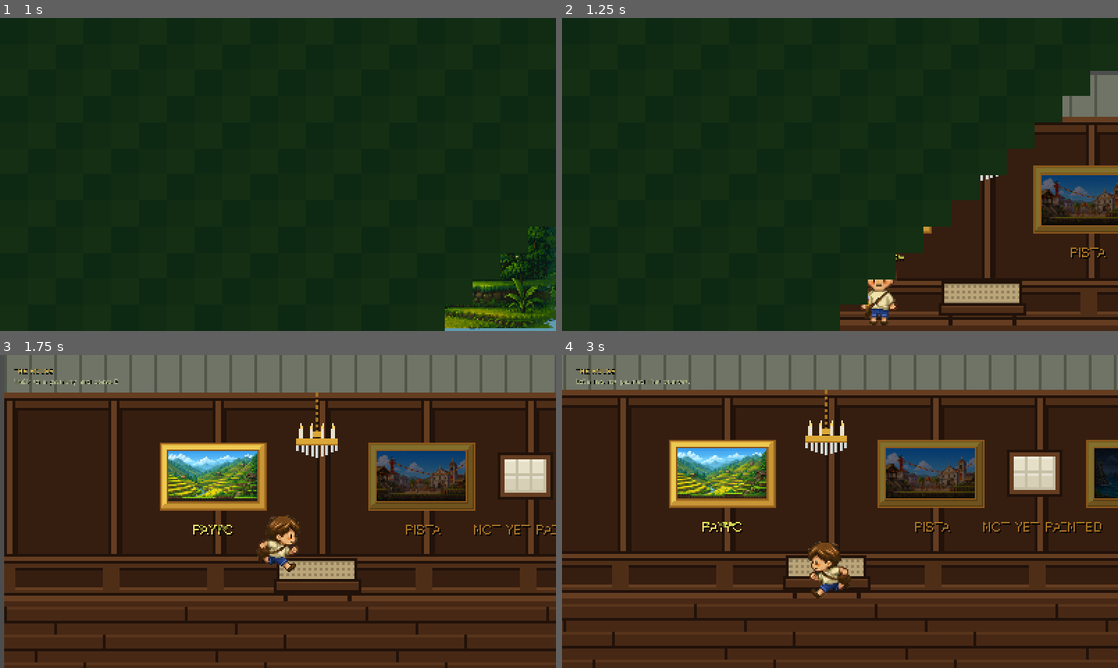
Above: before the commit, frames 1-4 (two rows, left to right).
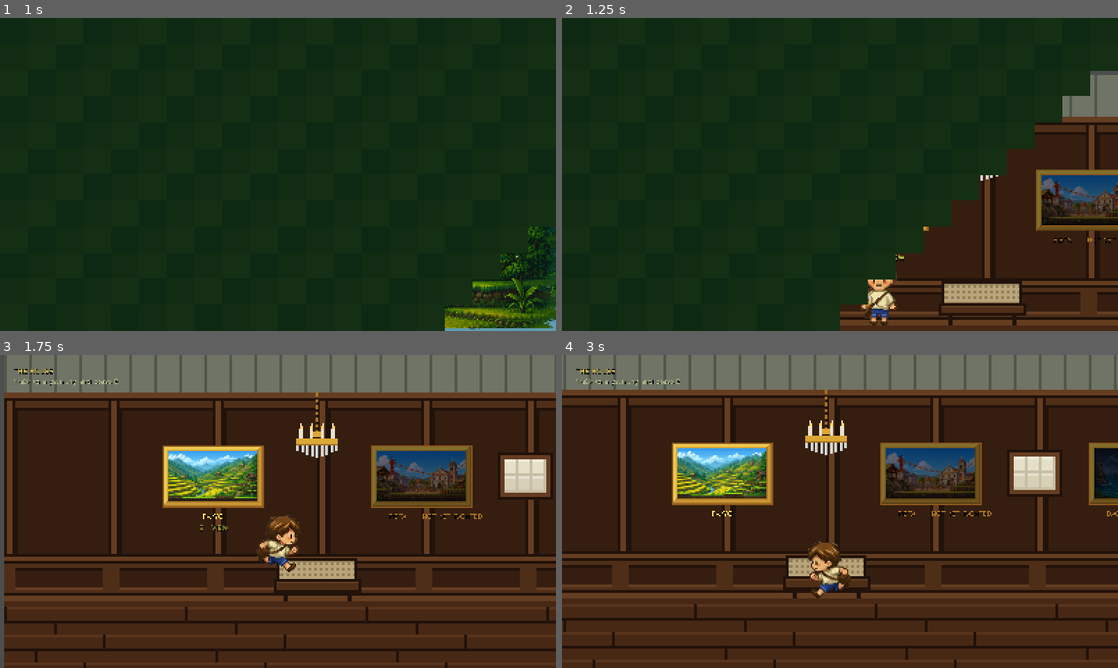
Above: after the commit, the same moments.

Repository: hyuuuan/OBRA
Game: Godot game, scene res://ui/main_menu.tscn
Same seed, same stepped clock (60 frames per second), same inputs: the game is played once before the commit and once after it.
Inputs (mouse positions are in pixels of both pictures, inside the frame that each line leads up to):
- Up to frame 1 (1 s): click "PLAY" at 0.5 s
- Up to frame 2 (1.25 s): no input
- Up to frame 3 (1.75 s): tap E (interact) at 1.25 s; move the mouse to (400, 495) at 1.27 s; hold D (move_right) from 1.28 s (still down); hold E (interact) from 1.28 s (still down); click (400, 495) at 1.42 s; tap Space (jump) at 1.52 s
- Up to frame 4 (3 s): tap Space (jump) at 1.82 s; release D (move_right) at 2 s; release E (interact) at 2 s; drag from (728, 527) to (956, 473) at 2.02 s; tap E (interact) at 2.75 s; move the mouse to (895, 442) at 2.77 s; hold A (move_left) from 2.78 s (still down); hold Q (revert_form) from 2.78 s (still down)

Frame 1 is identical in both runs. In frame 2, 0.6% of the frame differs, in the area x 60-100%, y 47-77%; in frame 3, 2.6%; in frame 4, 3.3%, in the area x 2-100%, y 7-57%.

Commit message:
Bring the frame and its plate down to the size of the picture
Painting2D takes the picture's size from the texture, so it followed the covers down on
its own. Everything drawn AROUND the picture is a constant and did not.

The gilt moulding was twelve pixels against a canvas 256 wide and is eight against one
128 wide, which is a hand's breadth of gold round the edge of a canvas rather than a
border round a stamp. Its keylines drop from two pixels to one for the same reason, and
the four-pixel step the moulding was drawn in went with them.

The reach -- how far along the wall the apo has to be for a picture to answer -- was a
hundred and seventy against pictures four hundred and seventy apart. They are three
hundred apart now, so a hundred and seventy would have two of them answering from the
same spot. A hundred and ten is comfortably under half the gap, which is the thing
run_hub_audit actually asserts.

AND THE PLATE IS IN WORLD SPACE, which is the one that is not a proportion. It hangs on
the wall, so the camera's new zoom of 2 applies to it and it came out forty screen pixels
tall: HUD lettering on a brass plate the size of a hand. Drawn at half size it reads at
the size the label under a picture in a gallery reads at -- and half is also what puts its
glyph grid back on whole screen pixels, because the caption size is two font units and
half of it is one, which is the rule HUD_SKIN.md gives for keeping a pixel face crisp.

Diff:
--- a/game/scripts/painting_2d.gd
+++ b/game/scripts/painting_2d.gd
@@ -22,20 +22,21 @@
 @export var art: Texture2D
 ## What the little brass plate under it says.
 @export var plate_text: String = ""
-## How wide the gilt moulding is around the picture.
-@export var moulding: float = 12.0
+## How wide the gilt moulding is around the picture. Eight, against a picture 128 wide: a
+## frame is a hand's breadth of gold round the edge of a canvas, not a border round it.
+@export var moulding: float = 8.0
 ## How far ALONG THE WALL the apo has to be standing for this painting to answer.
 ##
 ## Horizontal only, because you stand under a picture to look at it, not next to it. Judged
 ## as a straight distance to the painting's middle -- which is what it was first -- the apo
-## is three hundred pixels below it at all times and no painting ever answers.
-@export var reach: float = 170.0
-
-## Screen pixels per art pixel in the moulding, so it steps like everything else does.
-const PIXEL := 4.0
+## is a room's height below it at all times and no painting ever answers.
+##
+## Under half the gap between two pictures, so that standing at one never reaches the next.
+## run_hub_audit asserts exactly that, from where the apo actually stands.
+@export var reach: float = 110.0
 
 var _playable := false
-var _art_size := Vector2(256.0, 144.0)
+var _art_size := Vector2(128.0, 72.0)
 
 
 func _ready() -> void:
@@ -73,9 +74,16 @@
 	plate.add_theme_constant_override(&"shadow_offset_x", 2)
 	plate.add_theme_constant_override(&"shadow_offset_y", 2)
 	plate.mouse_filter = Control.MOUSE_FILTER_IGNORE
-	var width := _art_size.x + moulding * 4.0
+	# HALF SIZE, IN A ROOM THE CAMERA DRAWS AT DOUBLE. The plate hangs on the wall, so it is
+	# in world space and the hub's zoom of 2 applies to it: at the caption size it came out
+	# forty screen pixels tall, which is HUD lettering on a brass plate the size of a hand.
+	# Halved, it reads at the size the label under a picture in a gallery reads at -- and it
+	# lands back on whole screen pixels, because the caption size is two font units and half
+	# of it is one, which is the rule HUD_SKIN.md gives for keeping a pixel face crisp.
+	plate.scale = Vector2(0.5, 0.5)
+	var width := (_art_size.x + moulding * 4.0) * 2.0
 	plate.size = Vector2(width, 28.0)
-	plate.position = Vector2(-width * 0.5, _art_size.y * 0.5 + moulding + 14.0)
+	plate.position = Vector2(-width * 0.25, _art_size.y * 0.5 + moulding + 6.0)
 	add_child(plate)
 
 
@@ -131,8 +139,8 @@
 			Vector2(rect.size.x, thickness)), _tone(0.16, crown))
 		draw_rect(Rect2(Vector2(rect.end.x - thickness, rect.position.y),
 			Vector2(thickness, rect.size.y)), _tone(0.24, crown))
-	draw_rect(picture.grow(1.0), UISkin.GILT_EDGE, false, 2.0)
-	draw_rect(picture.grow(moulding), UISkin.GILT_EDGE, false, 2.0)
+	draw_rect(picture.grow(1.0), UISkin.GILT_EDGE, false, 1.0)
+	draw_rect(picture.grow(moulding), UISkin.GILT_EDGE, false, 1.0)
 
 
 ## `lit` is how much this side faces the light, 0 to 1. Same ramp the canvas frame uses, so
